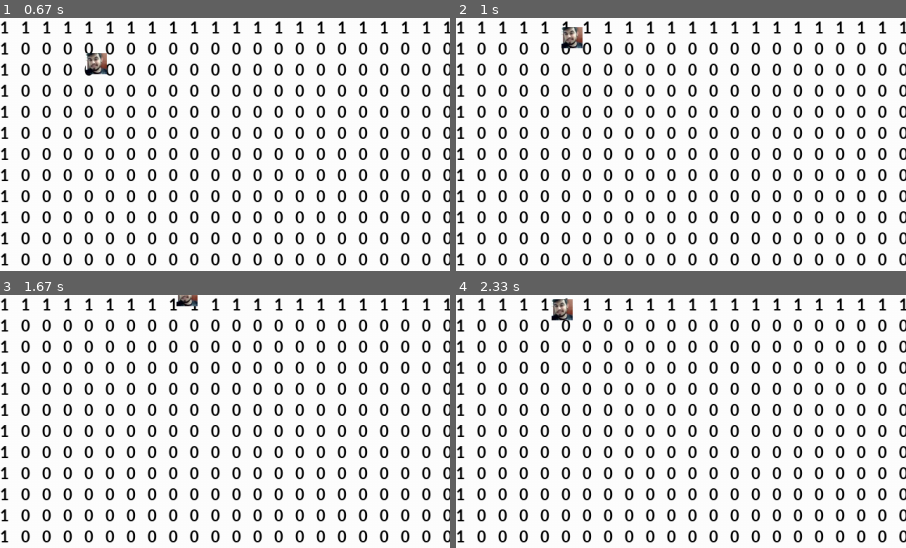
Above: before the commit, frames 1-4 (two rows, left to right).
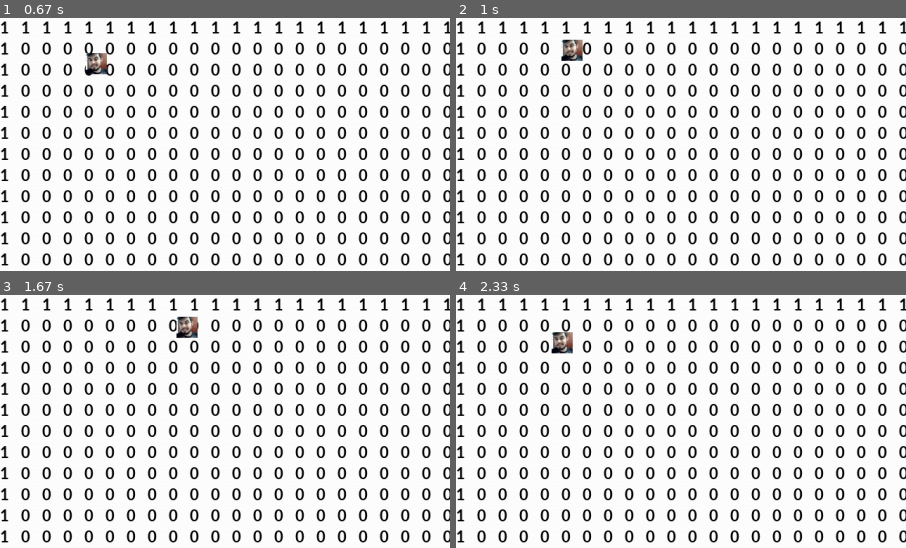
Above: after the commit, the same moments.

Repository: brianfu/TeamCSSS
Game: pygame game, started from main.py
Two runs of this game, one before a commit and one after it. Both use one fixed random seed, a clock stepped at 60 frames per second and the inputs below.
Inputs:
- Up to frame 1 (0.67 s): hold D from 0.33 s (still down)
- Up to frame 2 (1 s): release D at 0.8 s; hold W from 0.83 s (still down)
- Up to frame 3 (1.67 s): release W at 1.13 s; hold D 1.17-1.63 s
- Up to frame 4 (2.33 s): hold A 1.67-2.2 s; hold S from 2.23 s (still down)
The pictures show only the part of the screen within x 0-50%, y 0-50%; the shares and areas given below are measured in that part.

Frame 1 is identical in both runs. In frame 2, 0.6% of the frame differs, in the area x 23-29%, y 3-17%; in frame 3, 0.6%; in frame 4, 0.8%, in the area x 21-26%, y 1-24%.

Commit message:
Basic Collision Detection

Diff:
--- a/Char/Character.py
+++ b/Char/Character.py
@@ -1,5 +1,6 @@
 import pygame
 import os
+import math
 
 def load_image(name, colorkey=None):
     fullname = os.path.join('data', name)
@@ -38,8 +39,8 @@
                 deltamove[i%2] += self.Direction[i]* -1;
             else:
                 deltamove[i%2] += self.Direction[i]; #add 1 to deltamove if 0 or 1, minus 1 if 2 or 3
-        future_Pos_x = 0
-        future_Pos_y = 0
+        future_Pos_x = self.Pos_x
+        future_Pos_y = self.Pos_y
         if deltamove[0] != 0 and deltamove[1] != 0:
             future_Pos_x += deltamove[1]*(self.Velocity*tick/1000) * 0.7
             future_Pos_y += deltamove[0]*(self.Velocity*tick/1000) * 0.7
@@ -47,10 +48,12 @@
             future_Pos_x += deltamove[1]*(self.Velocity*tick/1000)
             future_Pos_y += deltamove[0]*(self.Velocity*tick/1000)
 
+        print(future_Pos_y)
+        print(future_Pos_x)
 
-        if True:
-            self.Pos_x += future_Pos_x
-            self.Pos_y += future_Pos_y
+        if current_room[int(math.floor(future_Pos_x/30))][int(math.floor(future_Pos_y/30))] != 1 and current_room[int(math.floor((future_Pos_x+30)/30))][int(math.floor((future_Pos_y+30)/30))] != 1:
+            self.Pos_x = future_Pos_x
+            self.Pos_y = future_Pos_y
 
         if self.Ghoststate:
             self.image = self.images[1];
Not shown, changed: Char/Character.pyc
